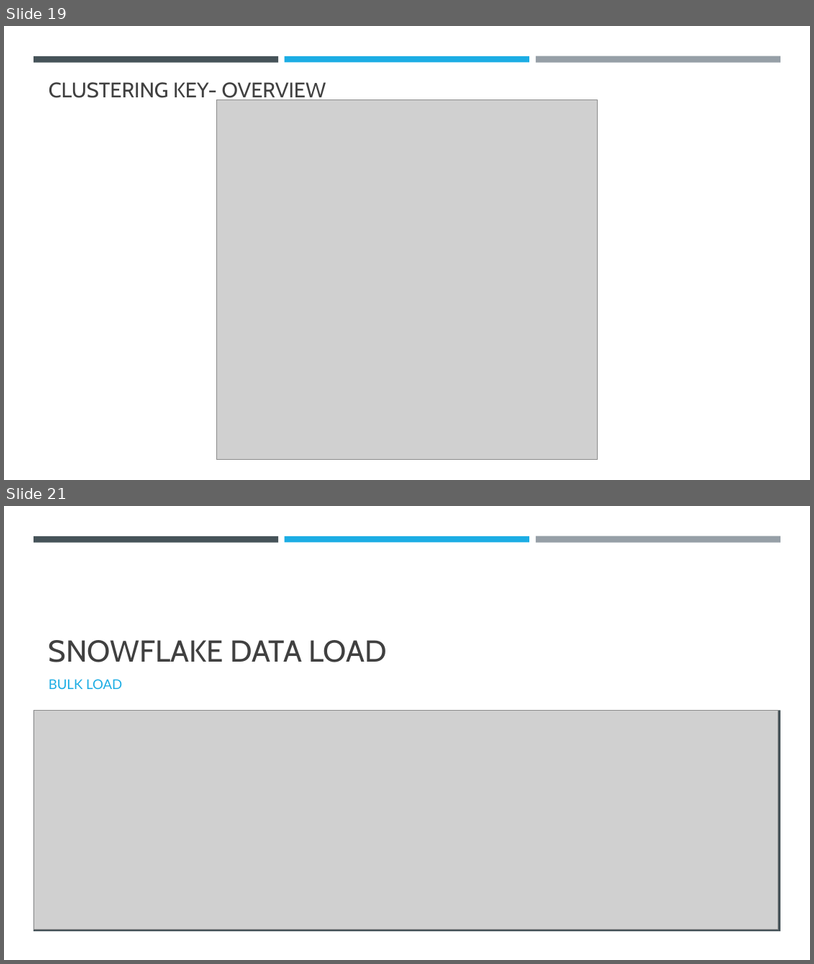
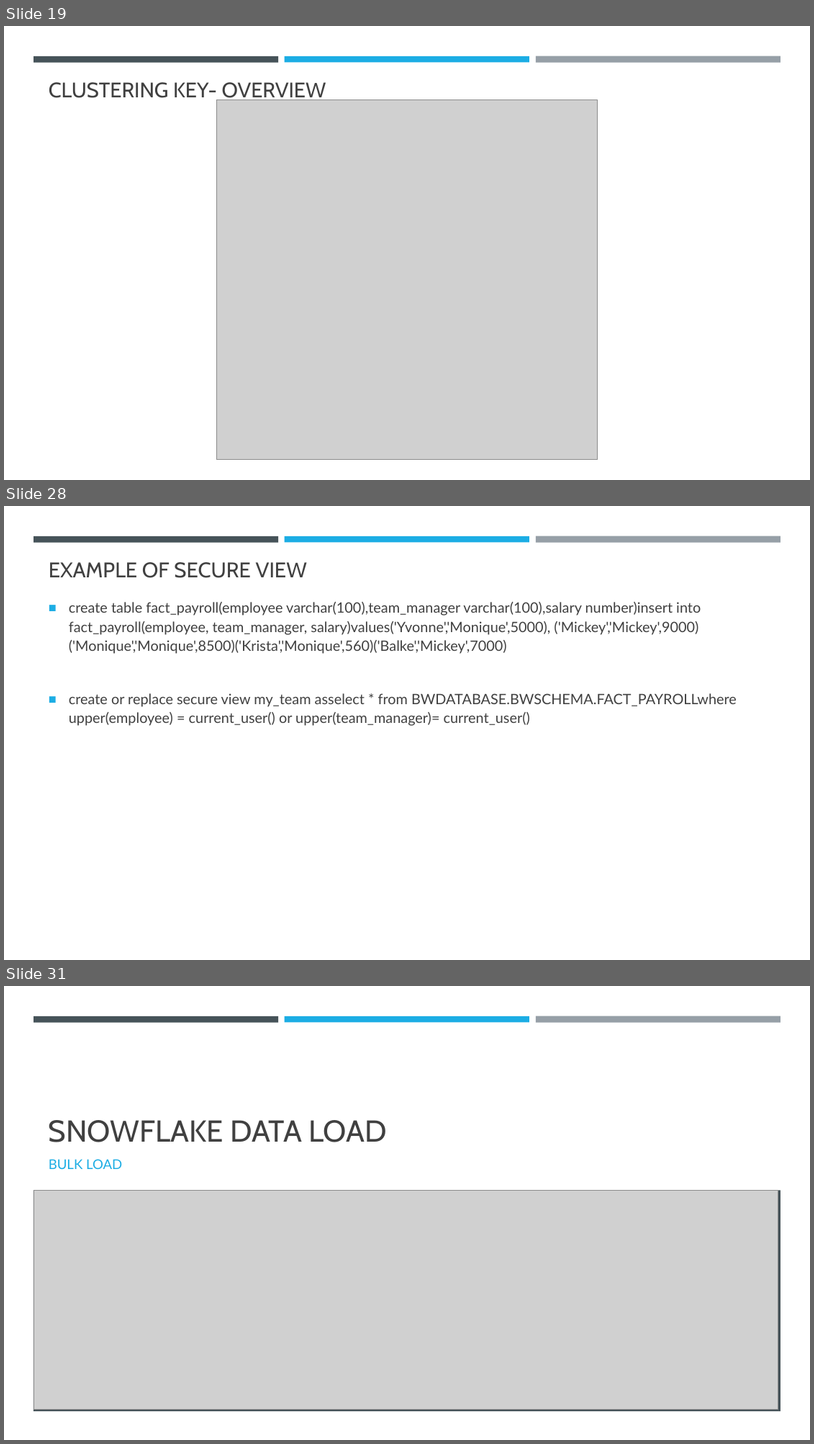
Before and after one commit to umeshmahajan/azure-brainworks2023, a slide deck: docs/Azure-Snowflake.pptx. Shown one above the other, each under a label of ours: slides 19 and 21 before the commit, slides 19, 28 and 31 after it; the slides between them are not shown. The pictures are 814x964 and 814x1444 pixels, drawn with LibreOffice and Linux fonts; fonts in the diff are those of the drawing; grey boxes stand for pictures. Boxes give left, top, right and bottom in pixels: in the first picture for what was removed or moved away, otherwise in the second. Text is boxed around its words. In the diff, an @@ line names an element or a change of style, - is before the commit and + after.

```diff
--- a/docs/Azure-Snowflake.pptx
+++ b/docs/Azure-Snowflake.pptx
@@ slide 28 added at bbox=[4, 506, 810, 960], background #FFFFFF; not listed: 3 template elements that a slide beside it also shows @@
@@ title added at bbox=[49, 562, 307, 578], 25.2 pt, text #404040 @@
+EXAMPLE OF SECURE VIEW
@@ text added at bbox=[69, 602, 737, 726], 17 pt, text #404040 @@
+■ create table fact_payroll(employee varchar(100),team_manager varchar(100),salary number)insert into fact_payroll(employee, team_manager, salary)values('Yvonne','Monique',5000), ('Mickey','Mickey',9000)('Monique','Monique',8500)('Krista','Monique',560)('Balke','Mickey',7000)
+■ create or replace secure view my_team asselect * from BWDATABASE.BWSCHEMA.FACT_PAYROLLwhere upper(employee) = current_user() or upper(team_manager)= current_user()
@@ what was slide 21 is now slide 31 @@
```
Also in this commit, not shown: 2 slides changed, 20 other slides added, 2 slides removed, 7 other files.
